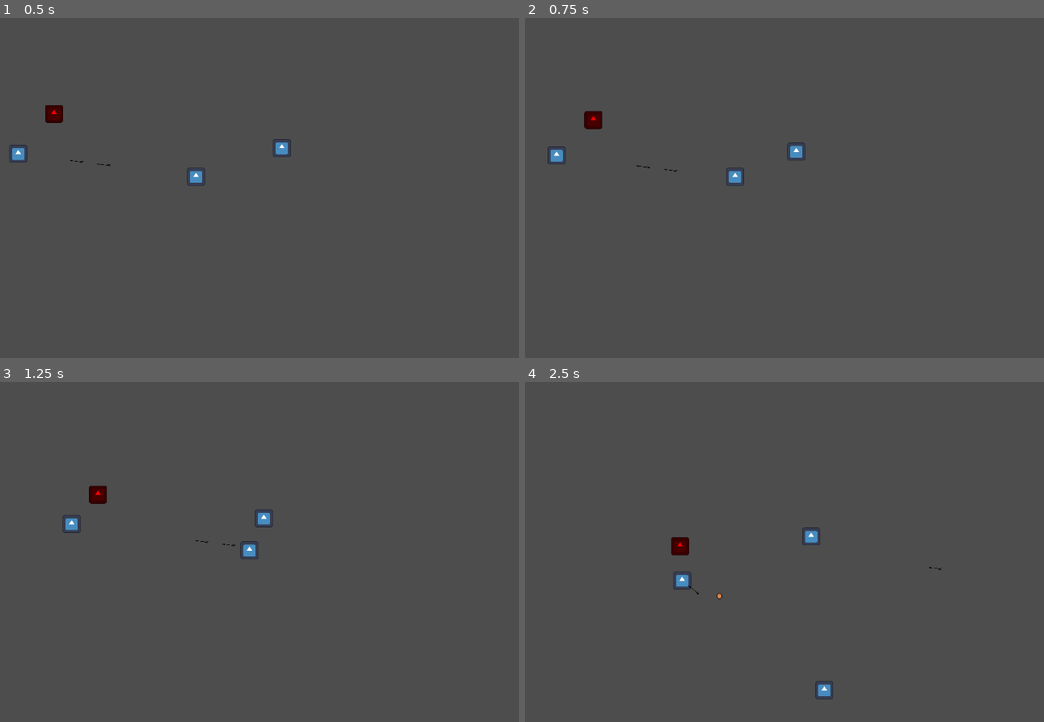
Above: before the commit, frames 1-4 (two rows, left to right).
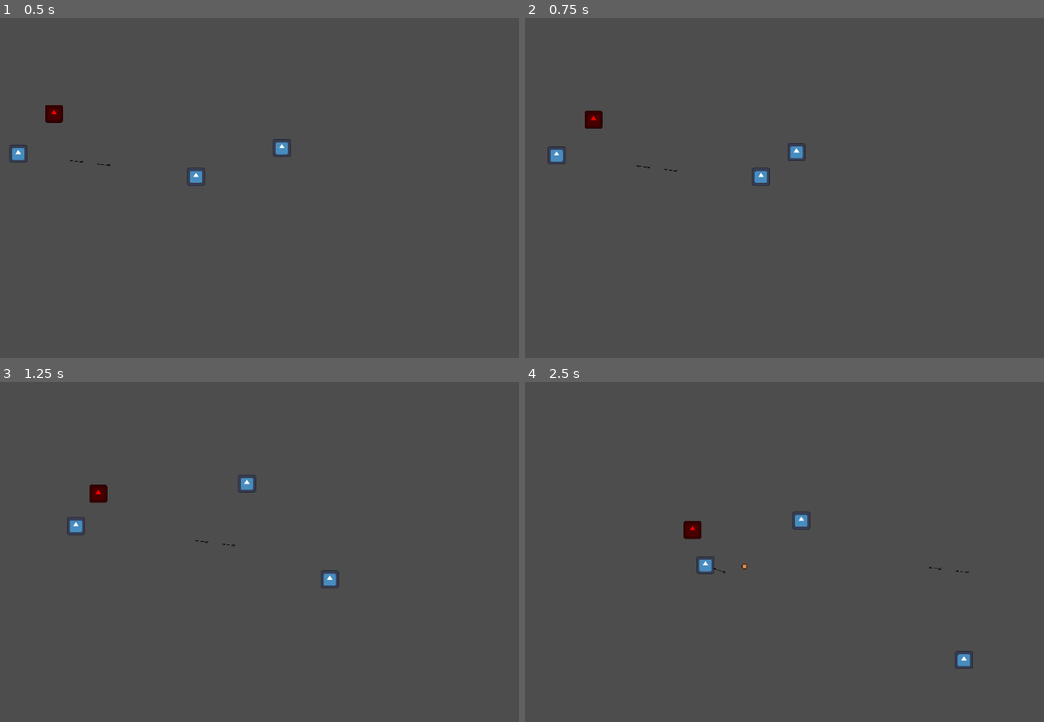
Above: after the commit, the same moments.

Repository: musyaffa-iman/GIMERSIA-FirstLineGames
Game: Godot game, scene res://scenes/game.tscn
Same seed, same stepped clock (60 frames per second), same inputs: the game is played once before the commit and once after it. The engine's default icon, where the game draws it, is replaced by a stand-in: a white triangle on a blue panel in a dark square.
Inputs:
- Up to frame 1 (0.5 s): no input
- Up to frame 2 (0.75 s): hold Right (move_right) from 0.53 s (still down); tap J (dash, bound only after the commit) at 0.6 s
- Up to frame 3 (1.25 s): keep holding Right (move_right)
- Up to frame 4 (2.5 s): release Right (move_right) at 1.28 s; hold Down (move_down) 1.28-2.03 s; tap Space (dash, bound only before the commit) at 1.35 s; hold Right (move_right) from 2.03 s (still down); tap J (dash, bound only after the commit) at 2.1 s

Frame 1 is identical in both runs. In frame 2, 0.3% of the frame differs, in the area x 5-54%, y 27-50%; in frame 3, 0.6%; in frame 4, 1.1%, in the area x 28-87%, y 38-94%.

Commit message:
player health

Diff:
--- a/project.godot
+++ b/project.godot
@@ -25,25 +25,35 @@
 move_right={
 "deadzone": 0.2,
 "events": [Object(InputEventKey,"resource_local_to_scene":false,"resource_name":"","device":-1,"window_id":0,"alt_press …(195 unchanged characters)…
+, Object(InputEventKey,"resource_local_to_scene":false,"resource_name":"","device":-1,"window_id":0,"alt_pressed":false,"shift_pressed":false,"ctrl_pressed":false,"meta_pressed":false,"pressed":false,"keycode":0,"physical_keycode":87,"key_label":0,"unicode":119,"location":0,"echo":false,"script":null)
+, Object(InputEventKey,"resource_local_to_scene":false,"resource_name":"","device":-1,"window_id":0,"alt_pressed":false,"shift_pressed":false,"ctrl_pressed":false,"meta_pressed":false,"pressed":false,"keycode":0,"physical_keycode":68,"key_label":0,"unicode":100,"location":0,"echo":false,"script":null)
 ]
 }
 move_left={
 "deadzone": 0.2,
 "events": [Object(InputEventKey,"resource_local_to_scene":false,"resource_name":"","device":-1,"window_id":0,"alt_press …(195 unchanged characters)…
+, Object(InputEventKey,"resource_local_to_scene":false,"resource_name":"","device":-1,"window_id":0,"alt_pressed":false,"shift_pressed":false,"ctrl_pressed":false,"meta_pressed":false,"pressed":false,"keycode":0,"physical_keycode":65,"key_label":0,"unicode":97,"location":0,"echo":false,"script":null)
 ]
 }
 move_up={
 "deadzone": 0.2,
 "events": [Object(InputEventKey,"resource_local_to_scene":false,"resource_name":"","device":-1,"window_id":0,"alt_press …(195 unchanged characters)…
+, Object(InputEventKey,"resource_local_to_scene":false,"resource_name":"","device":-1,"window_id":0,"alt_pressed":false,"shift_pressed":false,"ctrl_pressed":false,"meta_pressed":false,"pressed":false,"keycode":0,"physical_keycode":87,"key_label":0,"unicode":119,"location":0,"echo":false,"script":null)
 ]
 }
 move_down={
 "deadzone": 0.2,
 "events": [Object(InputEventKey,"resource_local_to_scene":false,"resource_name":"","device":-1,"window_id":0,"alt_press …(195 unchanged characters)…
+, Object(InputEventKey,"resource_local_to_scene":false,"resource_name":"","device":-1,"window_id":0,"alt_pressed":false,"shift_pressed":false,"ctrl_pressed":false,"meta_pressed":false,"pressed":false,"keycode":0,"physical_keycode":83,"key_label":0,"unicode":115,"location":0,"echo":false,"script":null)
 ]
 }
 dash={
 "deadzone": 0.2,
-"events": [Object(InputEventKey,"resource_local_to_scene":fa …(140 unchanged characters)… d":false,"keycode":0,"physical_keycode":32,"key_label":0,"unicode":32,"location":0,"echo":false,"script":null)
+"events": [Object(InputEventKey,"resource_local_to_scene":fa …(140 unchanged characters)… d":false,"keycode":0,"physical_keycode":74,"key_label":0,"unicode":106,"location":0,"echo":false,"script":null)
 ]
 }
+open_menu={
+"deadzone": 0.2,
+"events": [Object(InputEventKey,"resource_local_to_scene":false,"resource_name":"","device":-1,"window_id":0,"alt_pressed":false,"shift_pressed":false,"ctrl_pressed":false,"meta_pressed":false,"pressed":false,"keycode":0,"physical_keycode":88,"key_label":0,"unicode":120,"location":0,"echo":false,"script":null)
+]
+}
--- a/scenes/game.tscn
+++ b/scenes/game.tscn
@@ -1,11 +1,14 @@
-[gd_scene load_steps=5 format=3 uid="uid://cbuu8aicue6gp"]
+[gd_scene load_steps=7 format=3 uid="uid://cbuu8aicue6gp"]
 
+[ext_resource type="Script" uid="uid://ct067bs7jk6md" path="res://scripts/game.gd" id="1_iywne"]
 [ext_resource type="PackedScene" uid="uid://0vq5s3xjx0s1" path="res://scenes/player.tscn" id="1_uwrxv"]
 [ext_resource type="PackedScene" uid="uid://cuxt7cpgawg7m" path="res://scenes/enemy/enemy_1.tscn" id="2_yqjtg"]
 [ext_resource type="PackedScene" uid="uid://uytgyhf7bac5" path="res://scenes/enemy/boss/fire_boss.tscn" id="3_lnu2h"]
 [ext_resource type="PackedScene" uid="uid://ck8ofg0rug4mn" path="res://scenes/enemy/skeleton_enemy.tscn" id="4_lbhrr"]
+[ext_resource type="Script" uid="uid://kfoapq5wkcbc" path="res://scripts/UI/game_ui.gd" id="6_p57ef"]
 
 [node name="Game" type="Node2D"]
+script = ExtResource("1_iywne")
 
 [node name="Camera2D" type="Camera2D" parent="."]
 
@@ -19,3 +22,11 @@
 
 [node name="SkeletonEnemy" parent="." instance=ExtResource("4_lbhrr")]
 position = Vector2(-333, -43)
+
+[node name="GameUI" type="Control" parent="."]
+process_mode = 3
+layout_mode = 3
+anchors_preset = 0
+offset_right = 40.0
+offset_bottom = 40.0
+script = ExtResource("6_p57ef")
--- /dev/null
+++ b/scripts/UI/game_ui.gd
@@ -0,0 +1,5 @@
+extends Control
+
+func _input(event: InputEvent) -> void:
+	if event.is_action_pressed("open_menu"):
+		get_tree().paused = not get_tree().paused
--- a/scripts/enemy/base_enemy.gd
+++ b/scripts/enemy/base_enemy.gd
@@ -9,7 +9,7 @@
 
 @onready var player: Node2D = null
 var knockback_velocity: Vector2 = Vector2.ZERO
-var knockback_decay: float = 100.0  # how quickly knockback fades
+var knockback_decay: float = 1000.0  # how quickly knockback fades
 var invulnerable: bool = false
 var invulnerability_time: float = 0.5
 var invulnerability_timer: float = 0.0
@@ -44,7 +44,7 @@
 		return
 
 	max_health -= amount
-	print("Enemy ", self.name, " took ", amount, " damage! Current max_health: ", max_health)
+	#print("Enemy ", self.name, " took ", amount, " damage! Current max_health: ", max_health)
 	apply_knockback(from_direction, knockback_force)
 	if max_health <= 0:
 		die()
--- /dev/null
+++ b/scripts/game.gd
@@ -0,0 +1 @@
+extends Node2D
--- a/scripts/player.gd
+++ b/scripts/player.gd
@@ -10,9 +10,9 @@
 
 # EXPORTS
 @export_group("Properties")
-@export var max_health: int = 100
+@export var max_health: int = 5
 @export var speed := 200.0
-@export var melee_knockback_force: float = 400.0
+@export var melee_knockback_force: float = 1000.0
 
 signal update_health(current_health, max_health)
 
@@ -115,8 +115,31 @@
 		if collider and collider.is_in_group("enemy"):
 			if collider.has_method("take_damage"):
 				var direction = (collider.global_position - global_position).normalized()
-				collider.take_damage(MELEE_DAMAGE, direction, KNOCKBACK_FORCE)
-				velocity = -direction * (KNOCKBACK_FORCE)
+				collider.take_damage(MELEE_DAMAGE, direction, melee_knockback_force)
+				velocity = -direction * (melee_knockback_force)
+
+func take_damage(amount: int, from_direction: Vector2 = Vector2.ZERO, knockback_force: float = KNOCKBACK_FORCE):
+	if not can_take_damage or is_dead:
+		return
+
+	print("Player took ", amount, " damage!, Current health: ", current_health - amount)
+	current_health -= amount
+	emit_signal("update_health", current_health, max_health)
+
+	if current_health <= 0:
+		die()
+		return
+
+	#is_hurt = true
+	#can_take_damage = false
+	#velocity = from_direction.normalized() * knockback_force
+
+func die():
+	is_dead = true
+	velocity = Vector2.ZERO
+	print("Player has died.")
+	queue_free()
+	#play_animation_if_not_playing("death")
 
 func play_animation_if_not_playing(anim_name: String):
 	if animated_sprite.animation != anim_name:
Not shown, added: scripts/UI/game_ui.gd.uid
Not shown, added: scripts/game.gd.uid
